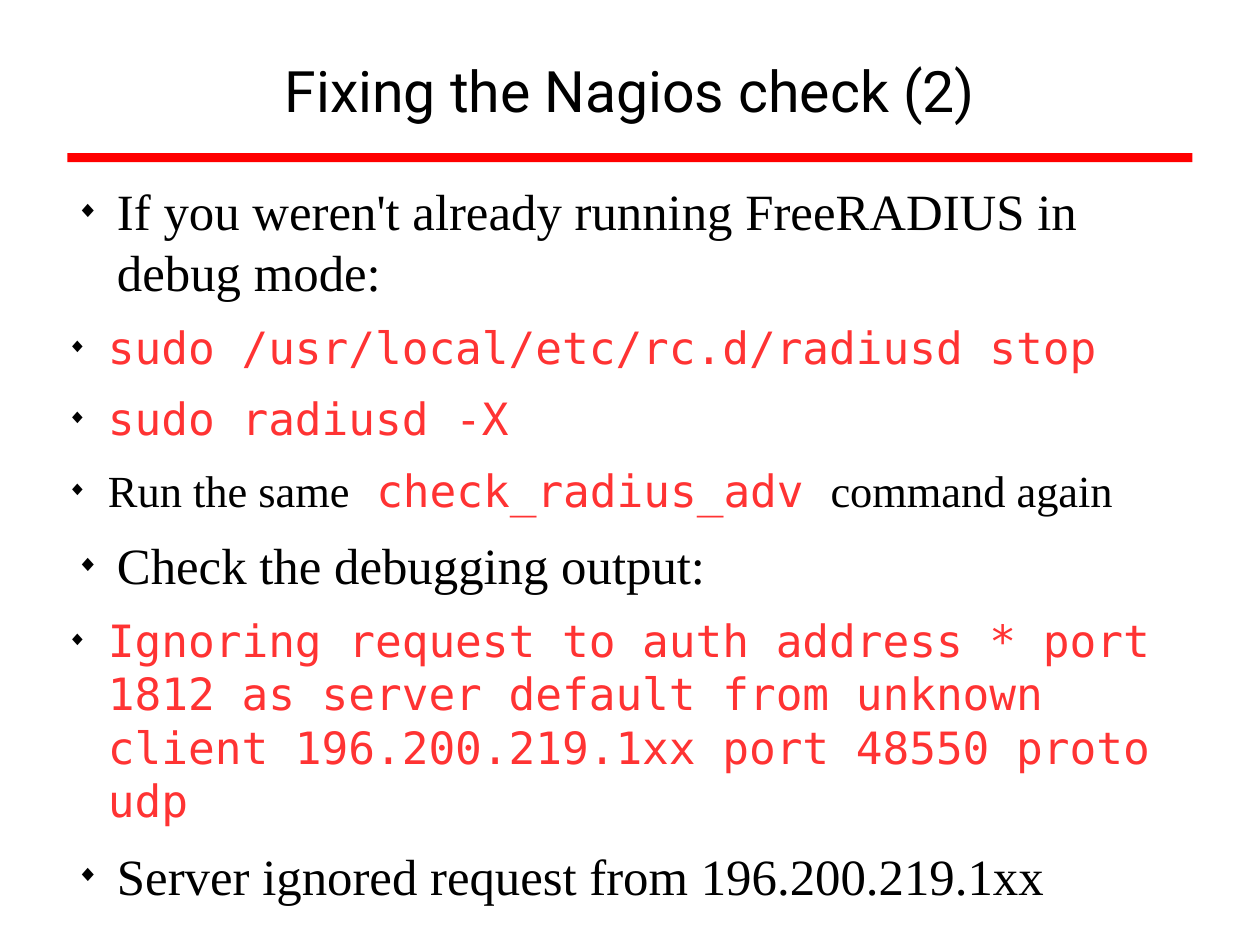
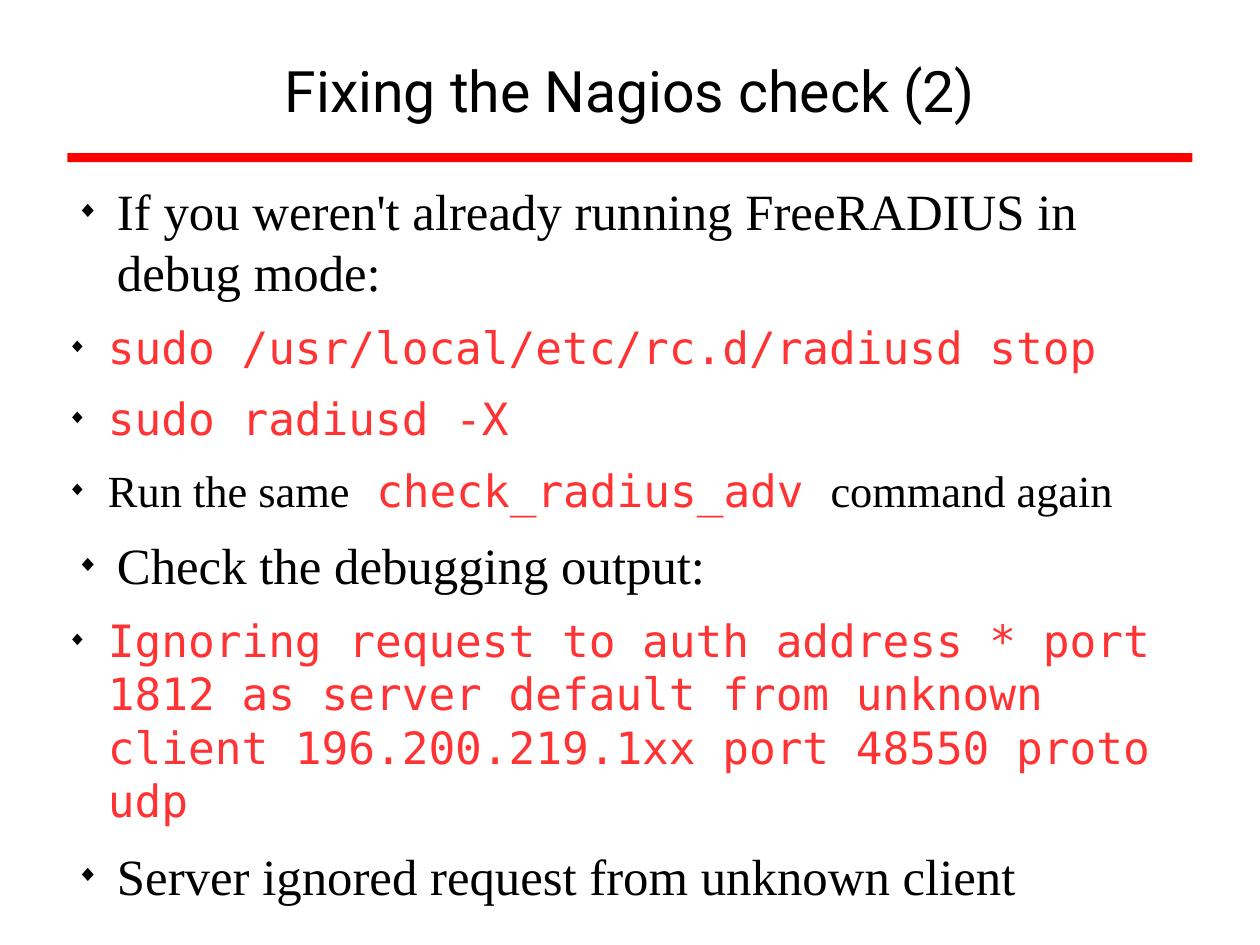
Before and after one commit to afnog/sse, a slide deck: slide 38 of radius/radius_presentation.odp. Drawn at 1260x945 pixels with LibreOffice and Linux fonts; fonts in the diff are those of the drawing; background and template pictures are left out. Boxes give left, top, right and bottom in pixels: in the first picture for what was removed or moved away, otherwise in the second. Text is boxed around its words. In the diff, an @@ line names an element or a change of style, - is before the commit and + after.

Commit message:
/ ‘radius/radius_presentation.odp’

```diff
--- a/radius/radius_presentation.odp
+++ b/radius/radius_presentation.odp
@@ text at box(117, 859, 1016, 905): text changed @@
-◆ Server ignored request from 196.200.219.1xx
+◆ Server ignored request from unknown client
```
